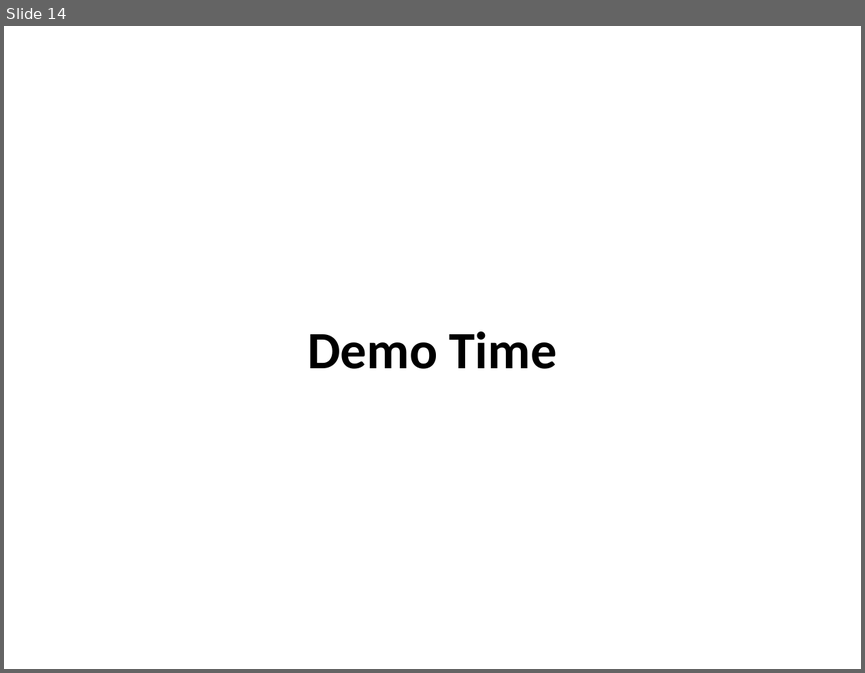
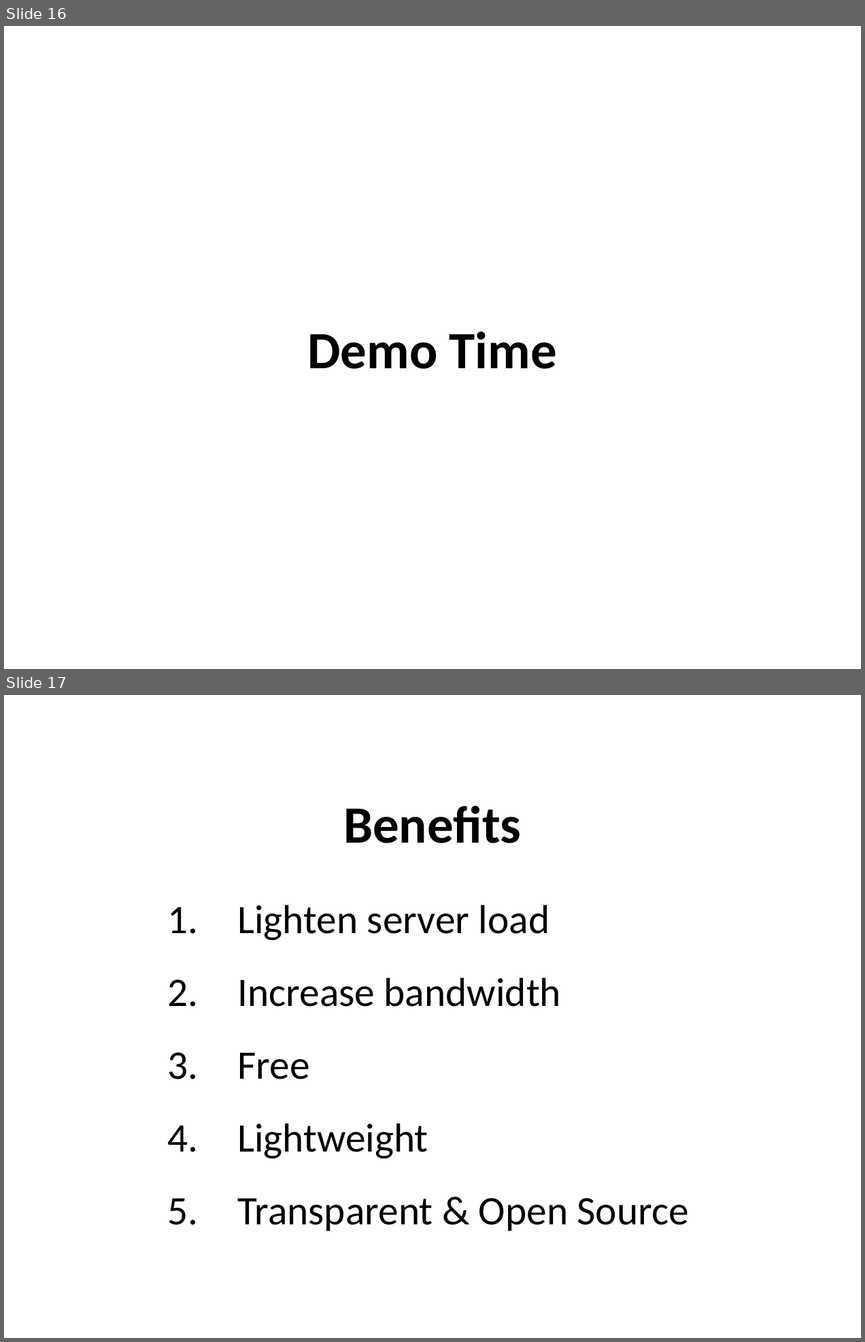
Before and after one commit to wwwiretap/zauberflote, a slide deck: doc/presentation/presentation_long.pptx. Shown one above the other, each under a label of ours: slide 14 before the commit, slides 16 and 17 after it. The pictures are 865x673 and 865x1342 pixels, drawn with LibreOffice and Linux fonts; fonts in the diff are those of the drawing. Boxes give left, top, right and bottom in pixels: in the first picture for what was removed or moved away, otherwise in the second. Text is boxed around its words. In the diff, an @@ line names an element or a change of style, - is before the commit and + after.

```diff
--- a/doc/presentation/presentation_long.pptx
+++ b/doc/presentation/presentation_long.pptx
@@ slide 17 added at <box>4,695,861,1338</box>, background #FFFFFF @@
@@ text added at <box>343,806,521,843</box>, 44 pt, text #000000, bold @@
+Benefits
@@ text added at <box>237,904,689,1231</box>, 34 pt, text #000000 @@
+1. Lighten server load
+2. Increase bandwidth
+3. Free
+4. Lightweight
+5. Transparent & Open Source
@@ what was slide 14 is now slide 16 @@
```
Also in this commit, not shown: 5 slides changed, 3 other slides added.
